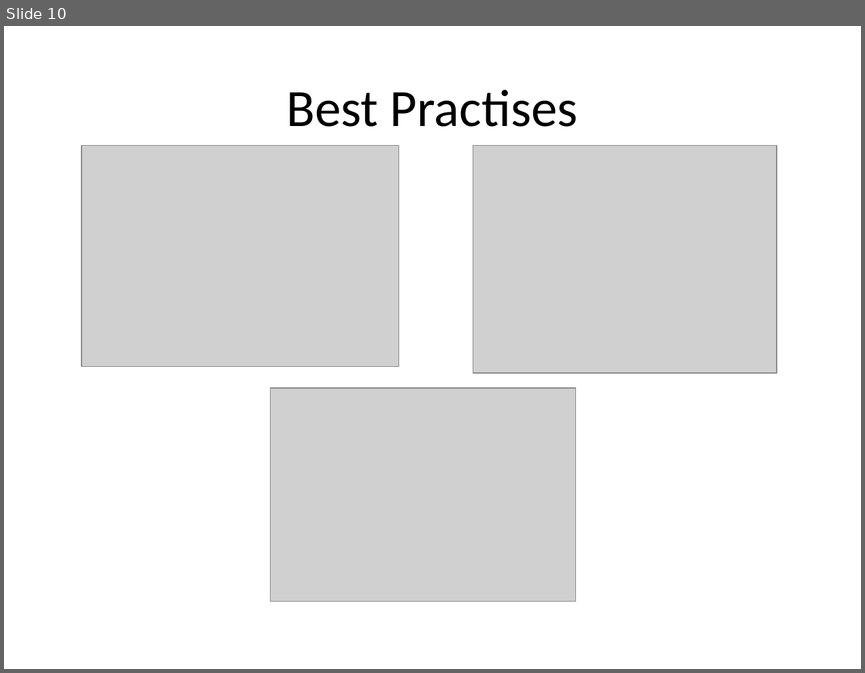
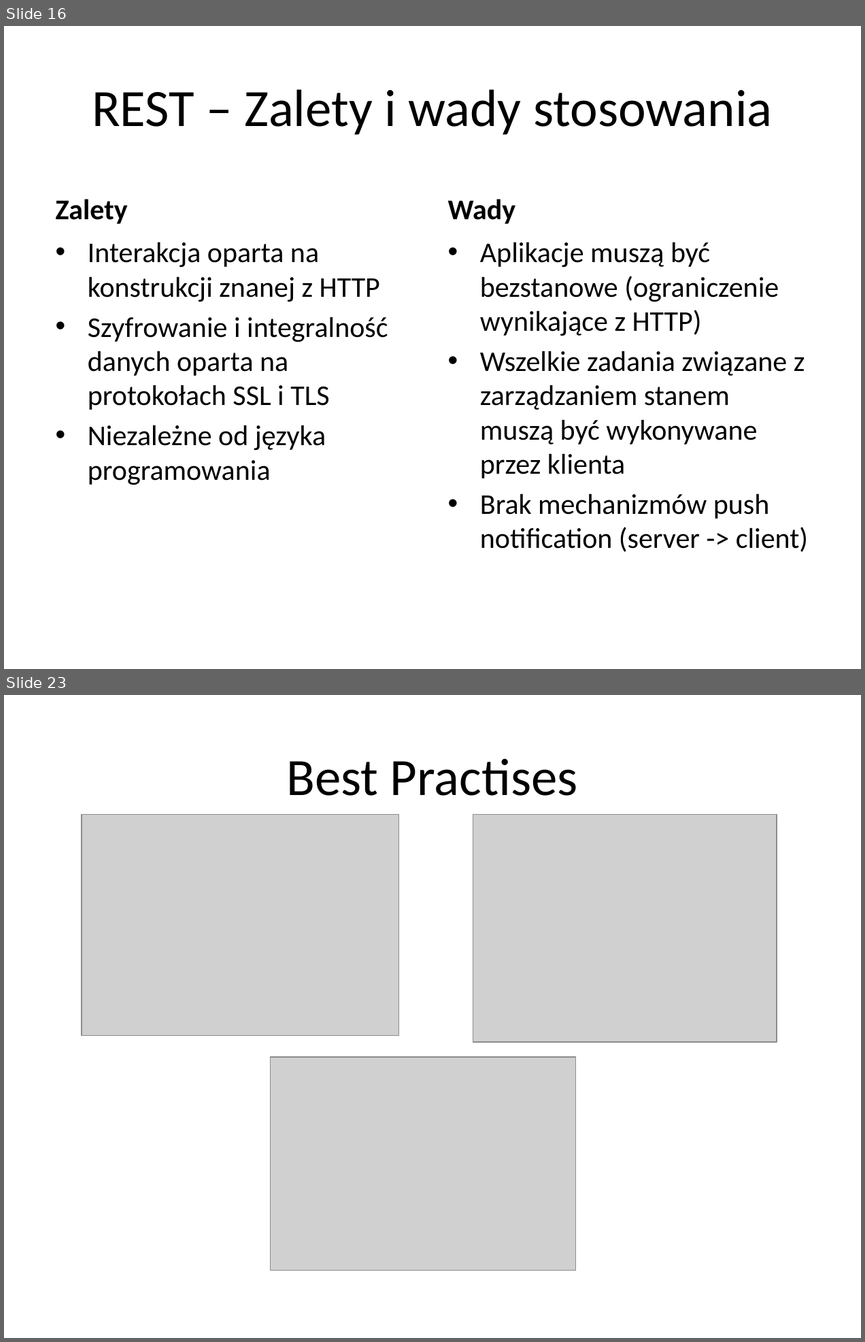
Before and after one commit to rybeek84/microservices-part1, a slide deck: monolit/documentation/microservices lectures/HTTP + REST.pptx. Shown one above the other, each under a label of ours: slide 10 before the commit, slides 16 and 23 after it; the slides between them are not shown. The pictures are 865x673 and 865x1342 pixels, drawn with LibreOffice and Linux fonts; fonts in the diff are those of the drawing; grey boxes stand for pictures. Boxes give left, top, right and bottom in pixels: in the first picture for what was removed or moved away, otherwise in the second. Text is boxed around its words. In the diff, an @@ line names an element or a change of style, - is before the commit and + after.

```diff
--- a/monolit/documentation/microservices lectures/HTTP + REST.pptx
+++ b/monolit/documentation/microservices lectures/HTTP + REST.pptx
@@ slide 16 added at (4,26,861,669), background #FFFFFF @@
@@ title added at (92,89,772,135), 44 pt, text #000000 @@
+REST – Zalety i wady stosowania
@@ text added at (56,199,128,224), 24 pt, text #000000, bold @@
+Zalety
@@ text added at (448,199,516,224), 24 pt, text #000000, bold @@
+Wady
@@ text added at (88,242,388,485), 24 pt, text #000000 @@
+• Interakcja oparta na konstrukcji znanej z HTTP
+• Szyfrowanie i integralność danych oparta na protokołach SSL i TLS
+• Niezależne od języka programowania
@@ text added at (480,242,808,552), 24 pt, text #000000 @@
+• Aplikacje muszą być bezstanowe (ograniczenie wynikające z HTTP)
+• Wszelkie zadania związane z zarządzaniem stanem muszą być wykonywane przez klienta
+• Brak mechanizmów push notification (server -> client)
@@ what was slide 10 is now slide 23 @@
```
Also in this commit, not shown: 9 slides changed, 14 other slides added, 1 slide removed.
